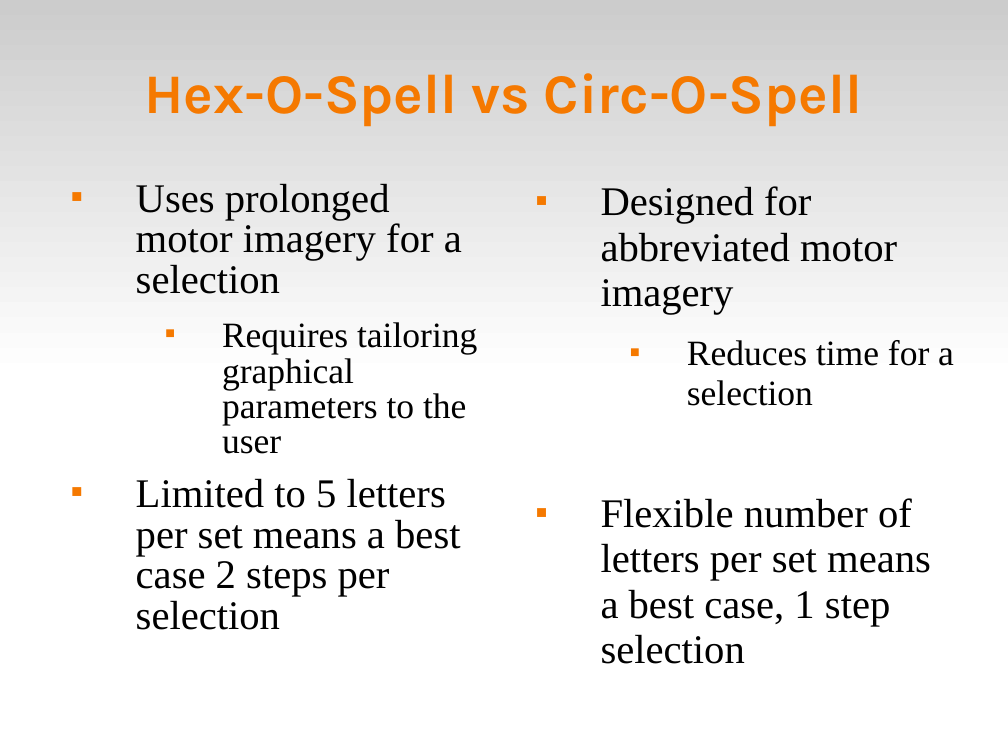
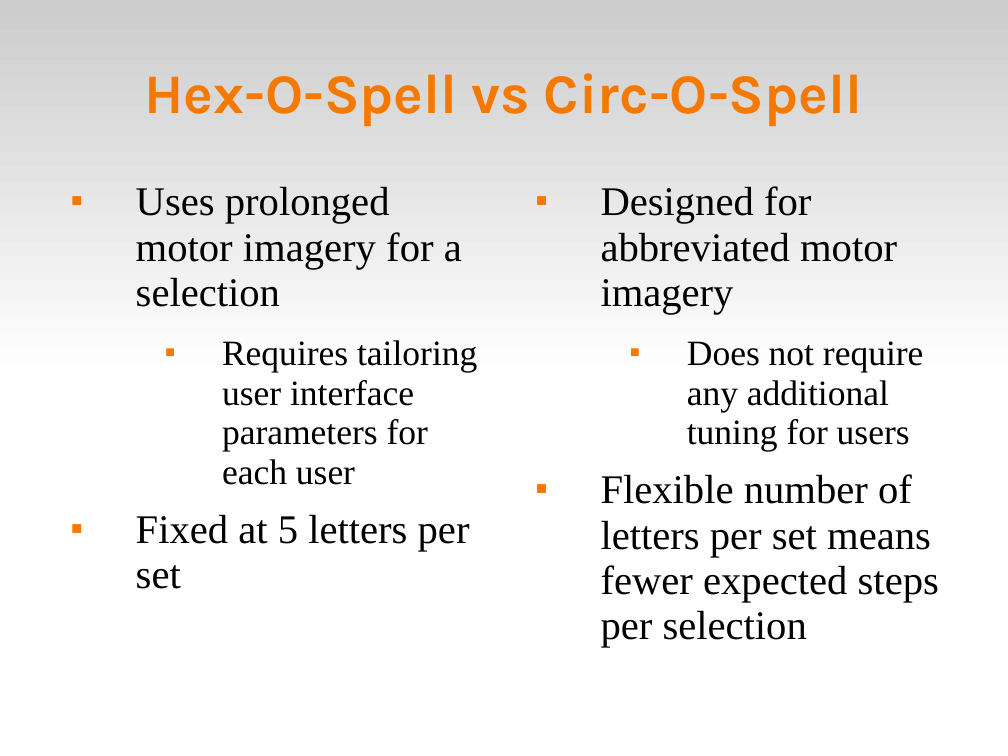
Before and after one commit to abdullah38rcc/BCI-Virtual-Keyboard, a slide deck: slide 3 of master's/docs/virtKey.ppt (slide 6 before the commit). Drawn at 1008x756 pixels with LibreOffice and Linux fonts; fonts in the diff are those of the drawing. Boxes give left, top, right and bottom in pixels: in the first picture for what was removed or moved away, otherwise in the second. Text is boxed around its words. In the diff, an @@ line names an element or a change of style, - is before the commit and + after.

Commit message:
* pruning circ-o-spell slides *

```diff
--- a/master's/docs/virtKey.ppt
+++ b/master's/docs/virtKey.ppt
@@ text at (x1=136, y1=186, x2=462, y2=307): line spacing 0.83 to 0.93 @@
@@ text at (x1=136, y1=340, x2=477, y2=589): text changed; size 32 to 28 pt @@
-  ■ Requires tailoring graphical parameters to the user
-■ Limited to 5 letters per set means a best case 2 steps per selection
+  ■ Requires tailoring user interface parameters for each user
+■ Fixed at 5 letters per set
@@ text at (x1=601, y1=341, x2=939, y2=648): text changed @@
-  ■ Reduces time for a selection
-■ Flexible number of letters per set means a best case, 1 step selection
+  ■ Does not require any additional tuning for users
+■ Flexible number of letters per set means fewer expected steps per selection
```
Also in this commit, not shown: 1 other slide changed, 3 slides removed.
